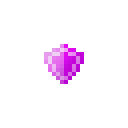
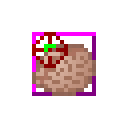
Two versions of the same layered image (128x128). Layer-by-layer changes:
hid group "pers_shield" (1 layers) over [44, 44, 84, 84]
showed group "smart_tgt" (4 layers) over [32, 32, 96, 96]
showed "Layer 10", painted on it over [32, 32, 96, 96]
